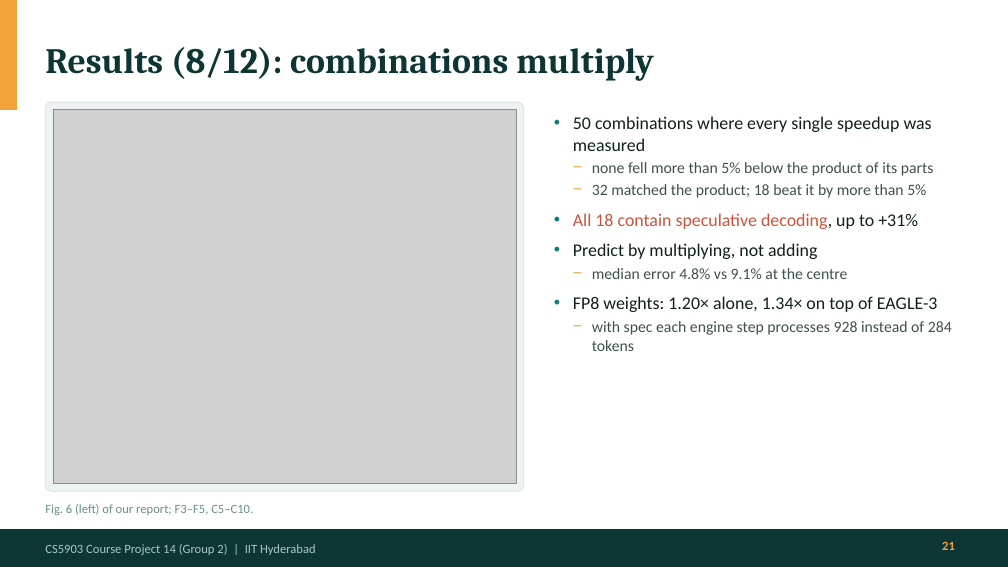
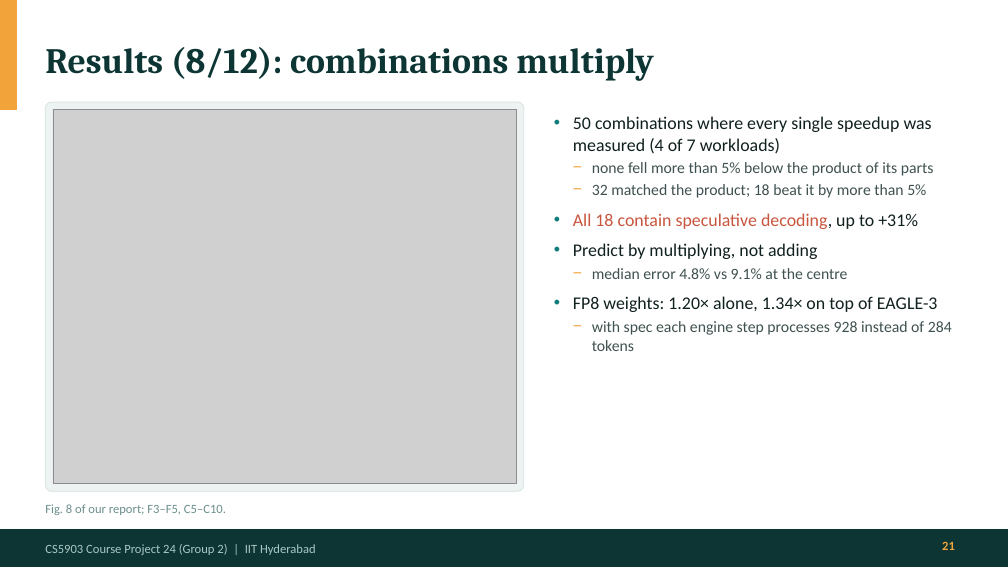
Before and after one commit to Panshul-Jindal/SpeedingUpLLMInference, a slide deck: slide 21 of docs/presentation/LLM_Serving_Final_Presentation.pptx. Drawn at 1008x567 pixels with LibreOffice and Linux fonts; fonts in the diff are those of the drawing; grey boxes stand for pictures. Boxes give left, top, right and bottom in pixels: in the first picture for what was removed or moved away, otherwise in the second. Text is boxed around its words. In the diff, an @@ line names an element or a change of style, - is before the commit and + after.

```diff
--- a/docs/presentation/LLM_Serving_Final_Presentation.pptx
+++ b/docs/presentation/LLM_Serving_Final_Presentation.pptx
@@ text at <box>573,116,932,154</box>: text changed @@
-• 50 combinations where every single speedup was measured
+• 50 combinations where every single speedup was measured (4 of 7 workloads)
@@ text at <box>45,504,226,515</box>: text changed @@
-Fig. 6 (left) of our report; F3–F5, C5–C10.
+Fig. 8 of our report; F3–F5, C5–C10.
@@ text at <box>45,544,316,555</box>: text changed @@
-CS5903 Course Project 14 (Group 2) | IIT Hyderabad
+CS5903 Course Project 24 (Group 2) | IIT Hyderabad
```
Also in this commit, not shown: 27 other slides changed, 1 other file.
